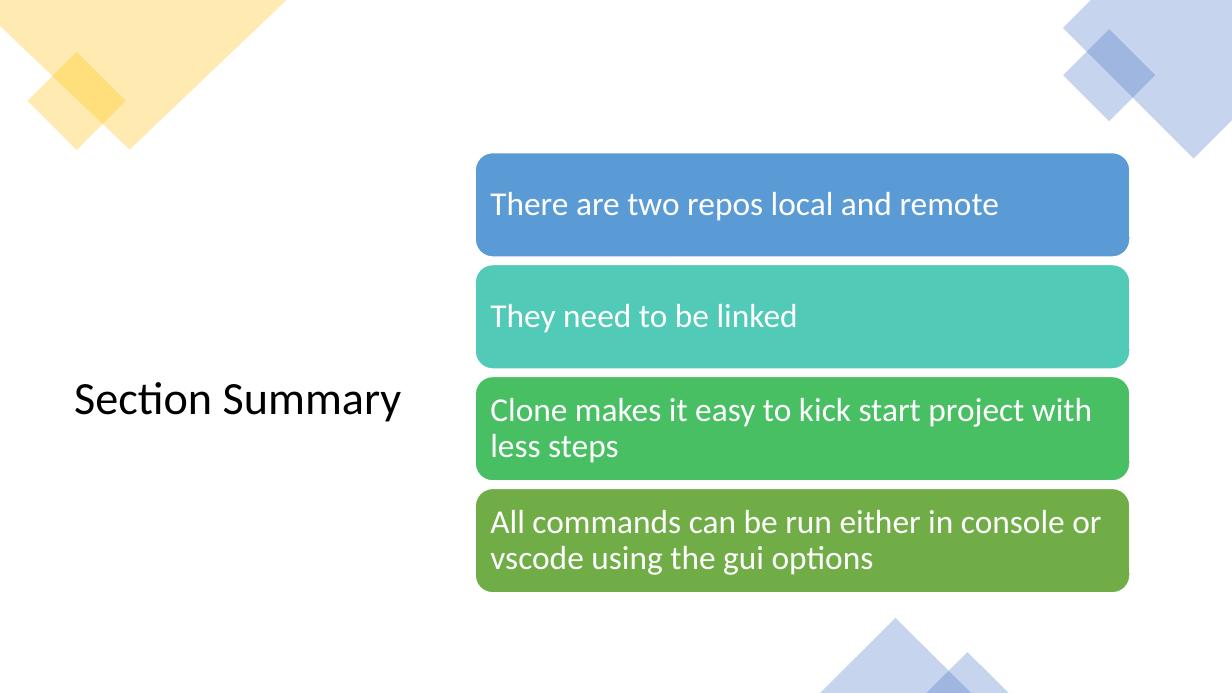
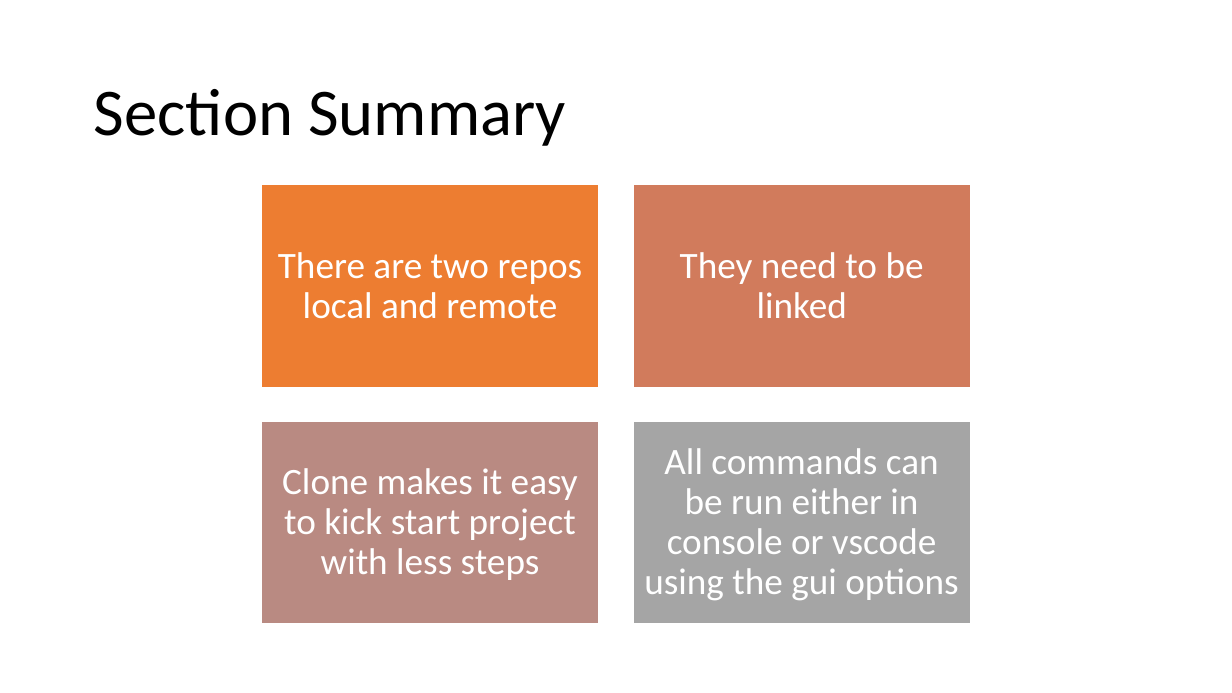
Before and after one commit to LearnWithCSA/GitWorkshop, a slide deck: slide 25 of SlideDeck/Git for Infra.pptx. Drawn at 1232x693 pixels with LibreOffice and Linux fonts; fonts in the diff are those of the drawing. Boxes give left, top, right and bottom in pixels: in the first picture for what was removed or moved away, otherwise in the second. Text is boxed around its words. In the diff, an @@ line names an element or a change of style, - is before the commit and + after.

```diff
--- a/SlideDeck/Git for Infra.pptx
+++ b/SlideDeck/Git for Infra.pptx
@@ freeform shape removed at bbox=[0, 0, 287, 150] @@
@@ freeform shape removed at bbox=[1063, 0, 1232, 159] @@
@@ rectangle removed at bbox=[1063, 29, 1156, 122] @@
@@ rectangle removed at bbox=[27, 52, 125, 150] @@
@@ title "Section Summary": place and size @@
-title "Section Summary" at bbox=[74, 382, 402, 422]
+title "Section Summary" at bbox=[94, 89, 566, 146]
@@ title "Section Summary" at bbox=[94, 89, 566, 146]: size 36 to 52 pt @@
@@ text "There are two repos local ...": place and size @@
-text "There are two repos local ..." at bbox=[490, 192, 999, 221]
+text "There are two repos local ..." at bbox=[278, 252, 583, 319]
@@ text "They need to be linked": place and size @@
-text "They need to be linked" at bbox=[490, 304, 798, 333]
+text "They need to be linked" at bbox=[680, 252, 924, 318]
@@ size 26 to 29 pt; alignment left to centre; more space between paragraphs in 4 elements at bbox=[644, 448, 959, 600], bbox=[680, 252, 924, 318], bbox=[278, 252, 583, 319], bbox=[282, 468, 578, 580] @@
@@ text "Clone makes it easy to ...": place and size @@
-text "Clone makes it easy to ..." at bbox=[490, 398, 1092, 463]
+text "Clone makes it easy to ..." at bbox=[282, 468, 578, 580]
@@ text "All commands can be run ...": place and size @@
-text "All commands can be run ..." at bbox=[490, 510, 1101, 575]
+text "All commands can be run ..." at bbox=[644, 448, 959, 600]
@@ group added at bbox=[262, 185, 971, 624]: 4 rectangles @@
@@ group removed at bbox=[475, 152, 1130, 593]: 4 rounded rectangles @@
@@ triangle removed at bbox=[821, 618, 971, 693] @@
@@ triangle removed at bbox=[927, 653, 1009, 693] @@
```
Also in this commit, not shown: 5 other slides changed, 1 slide added.
